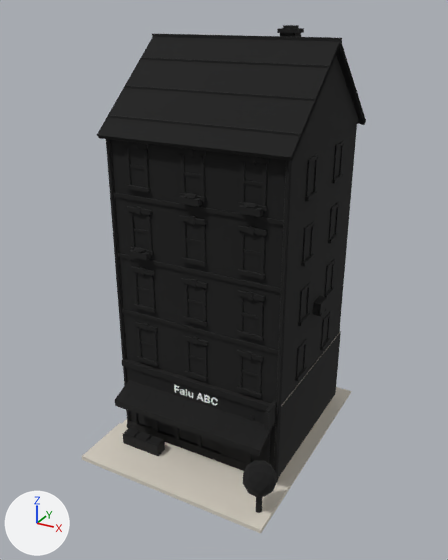
One commit to the FBX model Modeller/Binalar/Dukkan_falu_abc.fbx: the scene before it, then after it.
One viewpoint serves both versions: a 50 mm lens placed at (13.6, -25.3, 21.4), pointed at (0.0, -0.6, 9.0). Every picture has the same lights, and +X, +Y and +Z are marked at lower left. The older version comes first. Where no turn or scale is listed for an object, it has been applied to the vertices. Vertices at exactly the same position are counted once.

In view in the first picture: 'Dukkan_falu_abc'.
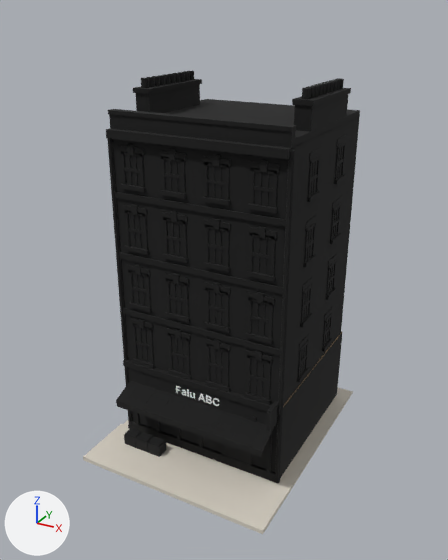
Changed parts and their boxes (x1, y1, x2, y2) in the pictures (448 x 560 px; the box of a moved part takes in the faces that stretch with it):
'Dukkan_falu_abc', reshaped
    before: (82, 25, 366, 533)
    after: (83, 71, 360, 534)
part 1 of me_dukkan_falu_abc, moved or reshaped
    before: (82, 387, 351, 533)
    after: (83, 388, 353, 534)
part 2 of me_dukkan_falu_abc, moved or reshaped (not visible afterwards)
    before: (123, 431, 141, 447)
part 3 of me_dukkan_falu_abc, deleted
    before: (97, 25, 366, 513)
part 4 of me_dukkan_falu_abc, built on
    before: (106, 122, 357, 483)
    after: (106, 71, 360, 483)

Patch to the scene script:
```diff
--- a/Modeller/Binalar/Dukkan_falu_abc.fbx.py
+++ b/Modeller/Binalar/Dukkan_falu_abc.fbx.py
@@ me_dukkan_falu_abc @@
-me_dukkan_falu_abc.from_pydata(...)  # 4964 vertices, 3761 faces; spans x -5.2..5.2, y -6.3..6.3, z 0.0..20.7
+me_dukkan_falu_abc.from_pydata(...)  # 7306 vertices, 5022 faces; spans x -5.1..5.1, y -6.3..6.3, z 0.0..18.4
+# me_dukkan_falu_abc part 1: the loose piece of 14 vertices spanning x -5.2..5.0, y -6.3..6.3, z 0.0..0.2 is moved by (0.1, 0.0, 0.0)
+# me_dukkan_falu_abc part 2: the loose piece of 8 vertices spanning x -4.0..-3.3, y -4.4..-3.8, z 0.2..0.8 is moved by (1.6, 0.0, 0.0), in mat_tahsap_a7773f (brown #a7773f)
+# me_dukkan_falu_abc part 3: 199 loose pieces with 1592 vertices, spanning x -4.9..5.2, y -6.1..5.8, z 0.0..20.7, are deleted
+# me_dukkan_falu_abc part 4: 249 vertices moved within x -4.5..4.4, y -4.6..5.4, z 0.2..16.4; 2061 vertices removed from x -4.7..4.5, y -4.6..5.8, z 0.2..20.1; 5995 vertices added at x -4.5..4.5, y -4.6..5.5, z 0.2..18.4
+# other edits to the shape of me_dukkan_falu_abc do not show in these pictures
 me_dukkan_falu_abc.materials.append(mat_tkaldirim_d8d1c4)
-me_dukkan_falu_abc.materials.append(mat_duvar_ecd3a4)  # beige #ecd3a4
-me_dukkan_falu_abc.materials.append(mat_taban_b8b0a3)  # grey #b8b0a3
 me_dukkan_falu_abc.materials.append(mat_suslu_f8f4ea)
@@ me_dukkan_falu_abc @@
 me_dukkan_falu_abc.materials.append(mat_cam2_a9c9de)
-me_dukkan_falu_abc.materials.append(mat_klima_c9ccd0)  # light grey #c9ccd0
-me_dukkan_falu_abc.materials.append(mat_saksi_b5553a)  # orange #b5553a
-me_dukkan_falu_abc.materials.append(mat_cicek_ffffff)  # white #ffffff
-me_dukkan_falu_abc.materials.append(mat_cicek_e0525a)  # red #e0525a
-me_dukkan_falu_abc.materials.append(mat_cati_c0573a)  # orange #c0573a
-me_dukkan_falu_abc.materials.append(mat_catikoyu_95432d)  # brown #95432d
-me_dukkan_falu_abc.materials.append(mat_baca_c9b9a3)  # beige #c9b9a3
 me_dukkan_falu_abc.materials.append(mat_oluk_8f949a)
-me_dukkan_falu_abc.materials.append(mat_agacgovde_6b4a33)  # brown #6b4a33
-me_dukkan_falu_abc.materials.append(mat_agac_7fa04a)  # green #7fa04a
 me_dukkan_falu_abc.materials.append(mat_cizgi_141414)
+me_dukkan_falu_abc.materials.append(mat_duvar_a98b60)  # brown #a98b60
+me_dukkan_falu_abc.materials.append(mat_tas_ece6d8)  # white #ece6d8
+me_dukkan_falu_abc.materials.append(mat_sash_f7f5ef)  # white #f7f5ef
+me_dukkan_falu_abc.materials.append(mat_lento_a8553c)  # brown #a8553c
+me_dukkan_falu_abc.materials.append(mat_duzcati_7a7f86)  # grey #7a7f86
+me_dukkan_falu_abc.materials.append(mat_bacakap_b5643c)  # orange #b5643c
```
